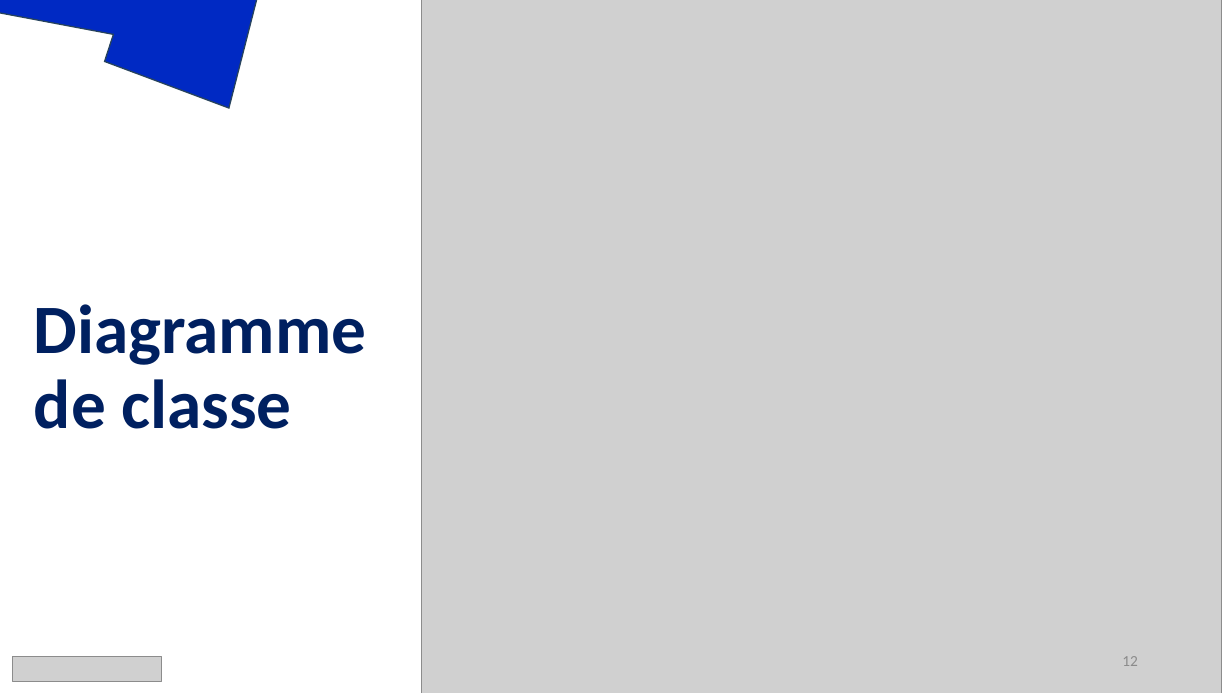
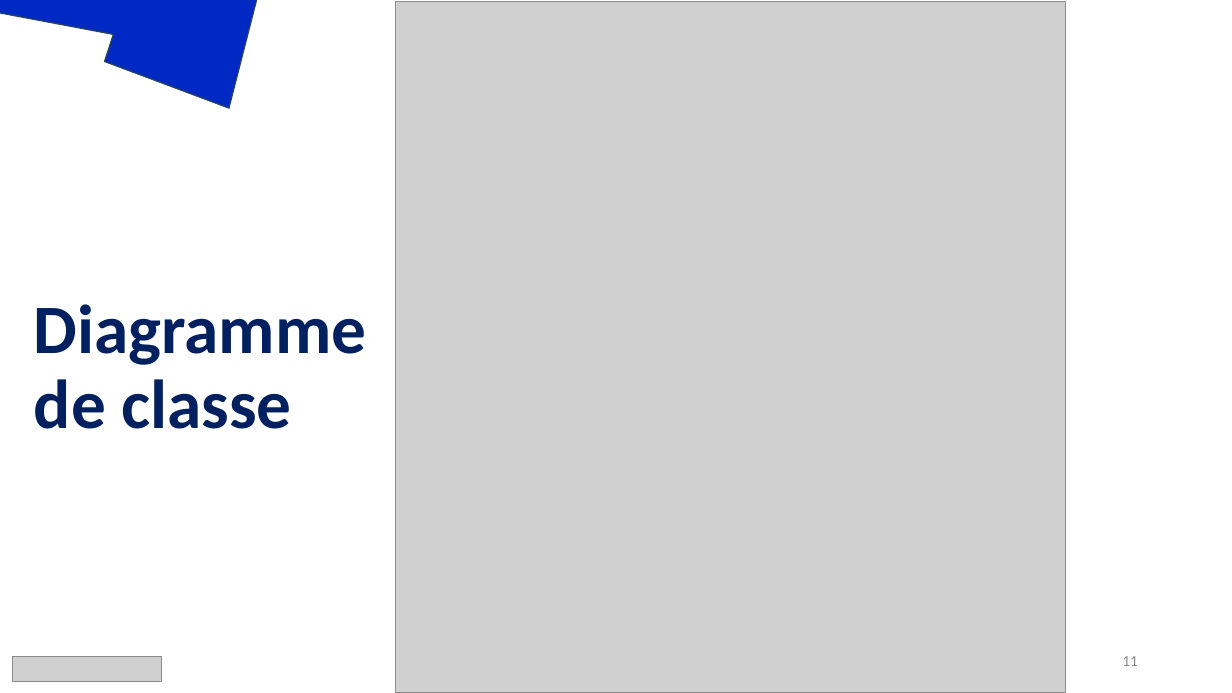
Before and after one commit to LeducJean/ProjetDMX, a slide deck: slide 11 of documentation/oral/Diapo projetDMX.pptx (slide 12 before the commit). Drawn at 1232x693 pixels with LibreOffice and Linux fonts; fonts in the diff are those of the drawing; grey boxes stand for pictures. Boxes give left, top, right and bottom in pixels: in the first picture for what was removed or moved away, otherwise in the second. Text is boxed around its words. In the diff, an @@ line names an element or a change of style, - is before the commit and + after.

```diff
--- a/documentation/oral/Diapo projetDMX.pptx
+++ b/documentation/oral/Diapo projetDMX.pptx
@@ picture: place and size @@
-picture at bbox=[421, 0, 1222, 693]
+picture at bbox=[396, 2, 1066, 693]
@@ page number at bbox=[1122, 656, 1138, 666]: text changed @@
-12
+11
```
Also in this commit, not shown: 4 other slides changed, 1 slide added, 1 slide removed, 10 other files.
